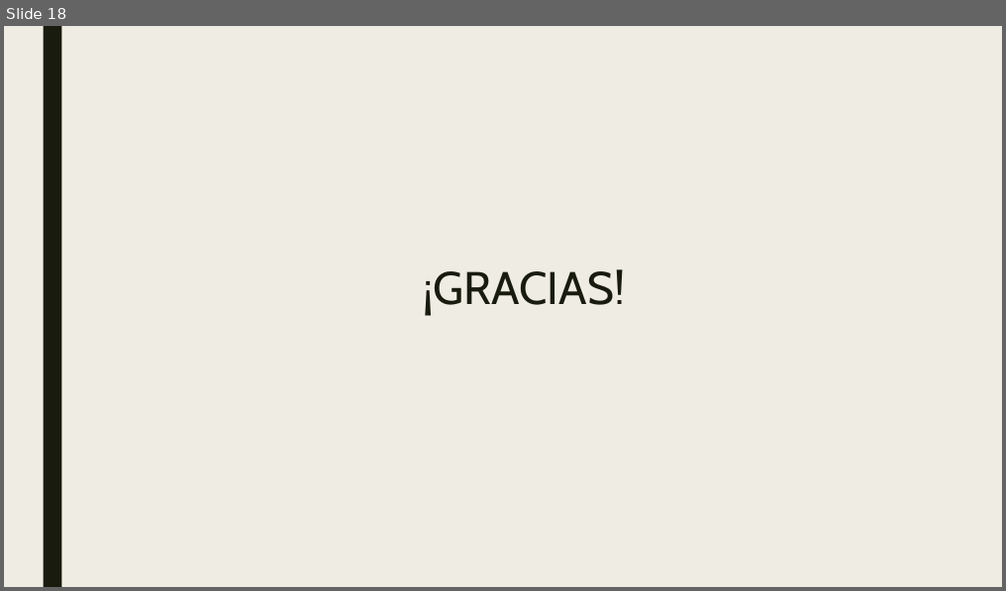
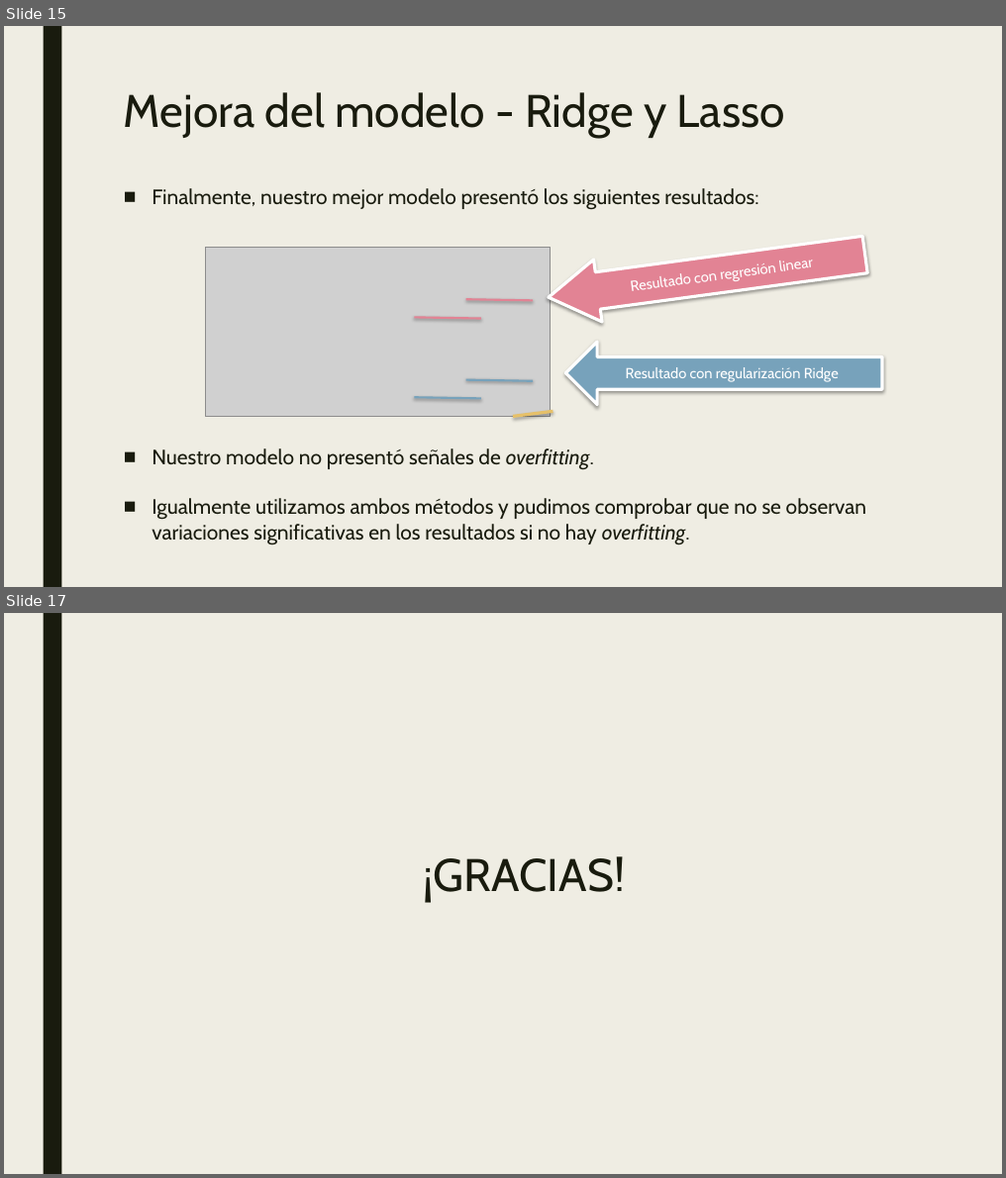
Before and after one commit to varelapablos/Desafio1-G3, a slide deck: Presentación - Desafio 2 - Regresión Lineal Properati.pptx. Shown one above the other, each under a label of ours: slide 18 before the commit, slides 15 and 17 after it; the slides between them are not shown. The pictures are 1006x591 and 1006x1178 pixels, drawn with LibreOffice and Linux fonts; fonts in the diff are those of the drawing; grey boxes stand for pictures. Boxes give left, top, right and bottom in pixels: in the first picture for what was removed or moved away, otherwise in the second. Text is boxed around its words. In the diff, an @@ line names an element or a change of style, - is before the commit and + after.

```diff
--- a/Presentación - Desafio 2 - Regresión Lineal Properati.pptx
+++ b/Presentación - Desafio 2 - Regresión Lineal Properati.pptx
@@ slide 15 added at (x1=4, y1=26, x2=1002, y2=587), background #EFEDE3; not listed: 1 template element that a slide beside it also shows @@
@@ title added at (x1=124, y1=92, x2=785, y2=138), 44 pt, text #191B0E @@
+Mejora del modelo - Ridge y Lasso
@@ text added at (x1=152, y1=188, x2=758, y2=210), 20 pt, text #191B0E @@
+■ Finalmente, nuestro mejor modelo presentó los siguientes resultados:
@@ right arrow added at (x1=545, y1=223, x2=870, y2=329), fill #E28394, outline #FFFFFF 3 pt, 14 pt, text #FFFFFF @@
+Resultado con regresión linear
@@ picture added at (x1=205, y1=248, x2=550, y2=417) @@
@@ line added from (414, 317) to (481, 319), #E28394 2 pt @@
@@ line added from (466, 299) to (534, 301), #E28394 2 pt @@
@@ right arrow added at (x1=565, y1=342, x2=882, y2=405), fill #77A2BB, outline #FFFFFF 3 pt, 14 pt, text #FFFFFF @@
+Resultado con regularización Ridge
@@ line added from (466, 380) to (534, 381), #77A2BB 2 pt @@
@@ line added from (414, 397) to (481, 399), #77A2BB 2 pt @@
@@ line added from (513, 417) to (552, 411), #E6C069 3 pt @@
@@ text added at (x1=152, y1=449, x2=866, y2=546), 20 pt, text #191B0E @@
+■ Nuestro modelo no presentó señales de overfitting.
+■ Igualmente utilizamos ambos métodos y pudimos comprobar que no se observan variaciones significativas en los resultados si no hay overfitting.
+.
@@ what was slide 18 is now slide 17 @@
```
Also in this commit, not shown: 12 slides changed, 2 other slides added, 4 slides removed, 1 other file.
